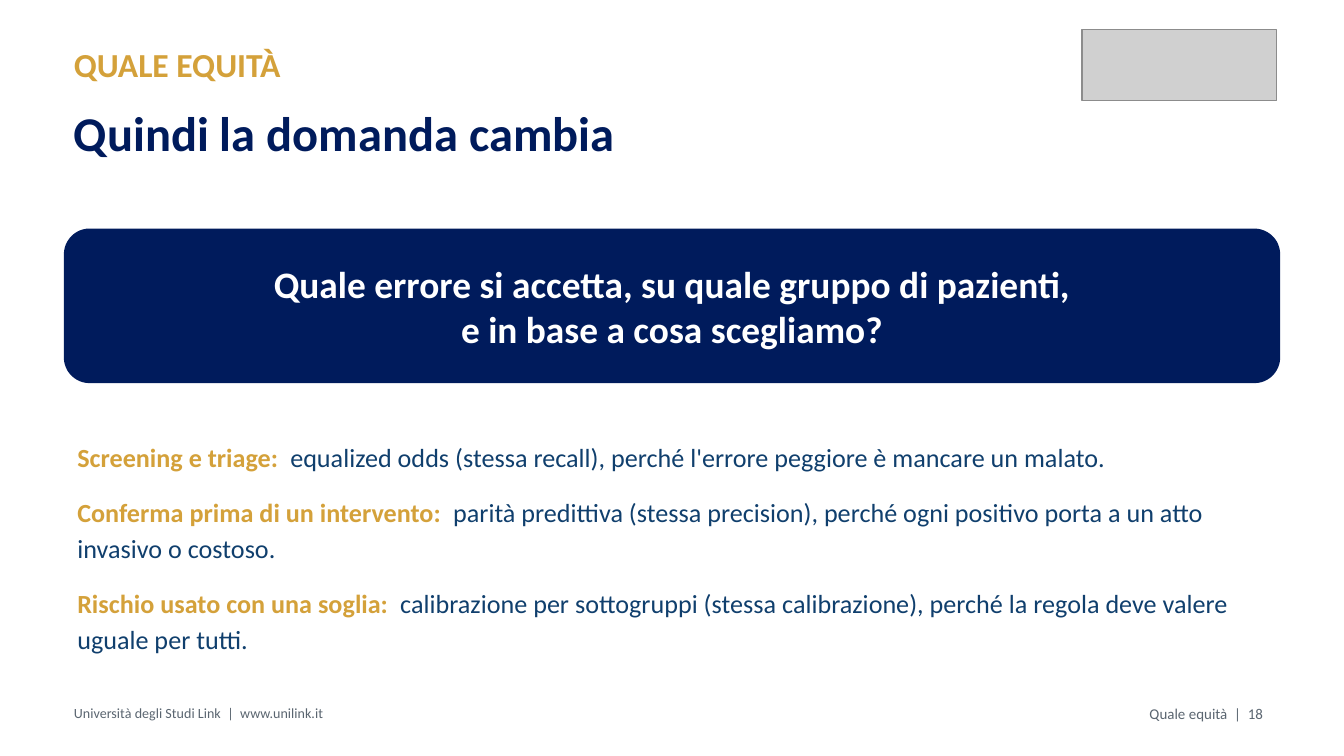
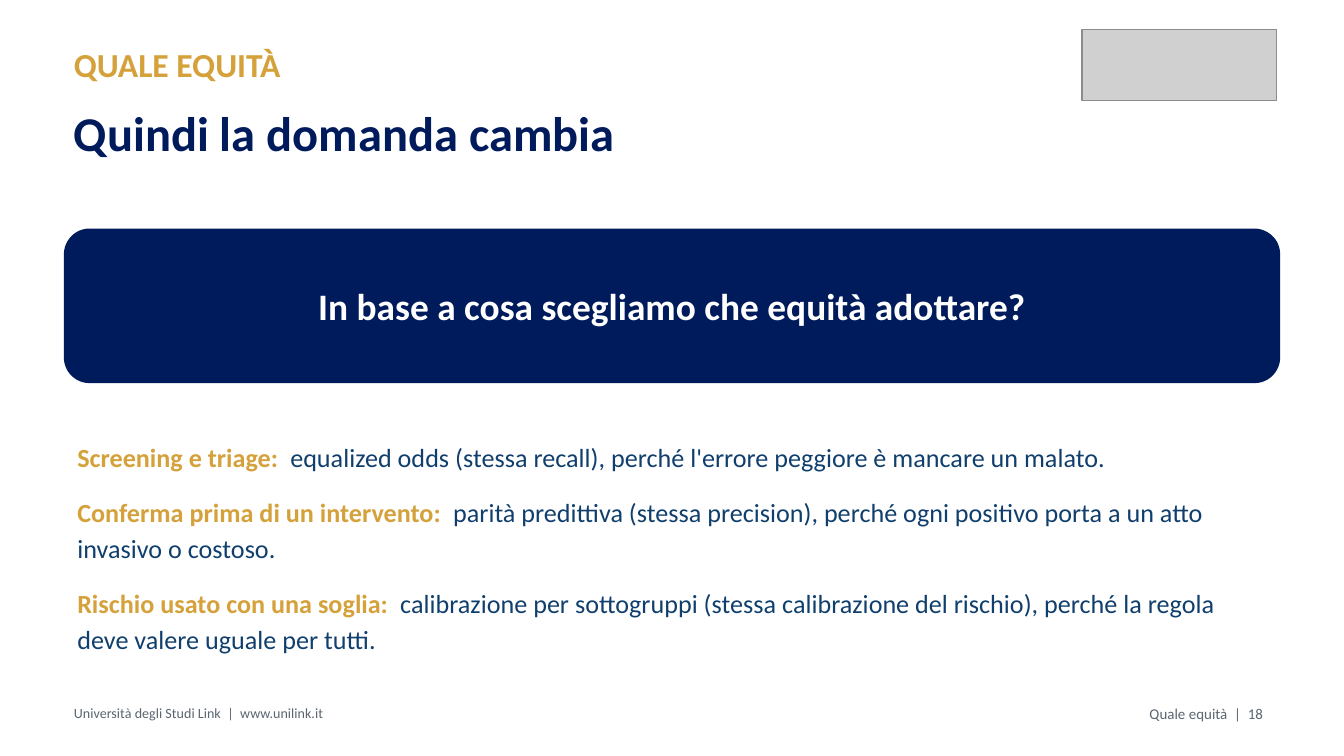
Before and after one commit to MicheleFerramola00/lezioni, a slide deck: slide 22 of slide/M2.4_Ferramola_slide.pptx. Drawn at 1344x756 pixels with LibreOffice and Linux fonts; fonts in the diff are those of the drawing; grey boxes stand for pictures. Boxes give left, top, right and bottom in pixels: in the first picture for what was removed or moved away, otherwise in the second. Text is boxed around its words. In the diff, an @@ line names an element or a change of style, - is before the commit and + after.

```diff
--- a/slide/M2.4_Ferramola_slide.pptx
+++ b/slide/M2.4_Ferramola_slide.pptx
@@ text in rounded rectangle at (318, 293, 1025, 327): text changed @@
-Quale errore si accetta, su quale gruppo di pazienti,
-e in base a cosa scegliamo?
+In base a cosa scegliamo che equità adottare?
@@ text at (77, 594, 1214, 654): text changed @@
-Rischio usato con una soglia: calibrazione per sottogruppi (stessa calibrazione), perché la regola deve valere uguale per tutti.
+Rischio usato con una soglia: calibrazione per sottogruppi (stessa calibrazione del rischio), perché la regola deve valere uguale per tutti.
```
Also in this commit, not shown: 12 other slides changed.
